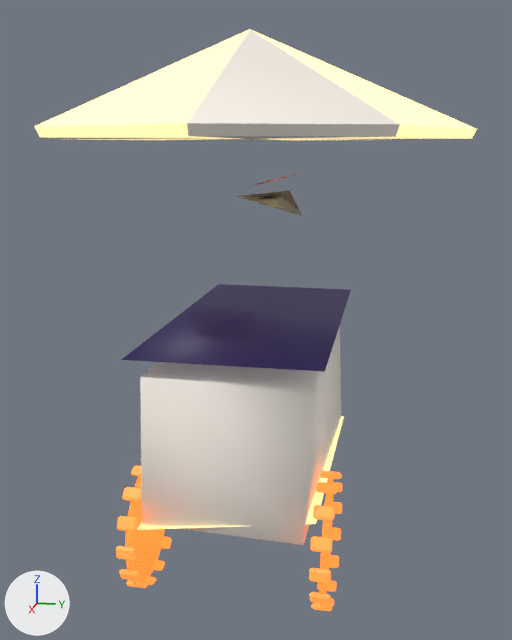
The glTF model public/models/lod2/hotdog_cart.glb, before and after one commit.
Camera for both pictures: a camera (50 mm lens) standing at (3.48, 0.68, 2.05) and looking at (0.01, -0.01, 1.18). Every picture has the same lights, and +X, +Y and +Z are marked at lower left. The older version comes first. Where no turn or scale is listed for an object, it has been applied to the vertices. Vertices at exactly the same position are counted once.

The older version as bpy lines, for what is in view:
```python
me_hotdog_cart_004 = bpy.data.meshes.new('hotdog_cart.004')
me_hotdog_cart_004.from_pydata(...)  # 797 vertices, 1430 faces; spans x -1.22..1.22, y -1.0..1.0, z -1.28..1.28
me_hotdog_cart_004.materials.append(mat_toy)
# before: 20 (0.15, 0.0, 0.6) at pixel (253, 184), 21 (0.13, 0.02, 0.6) at pixel (258, 184), 22 (-1.22, 0.0, 0.6) at pixel (294, 173), 23 (-1.2, 0.02, 0.6) at pixel (297, 173)
ob_hotdog_cart = bpy.data.objects.new('hotdog_cart', me_hotdog_cart_004)
ob_hotdog_cart.location = (-0.016, 0.0, 1.273)
```
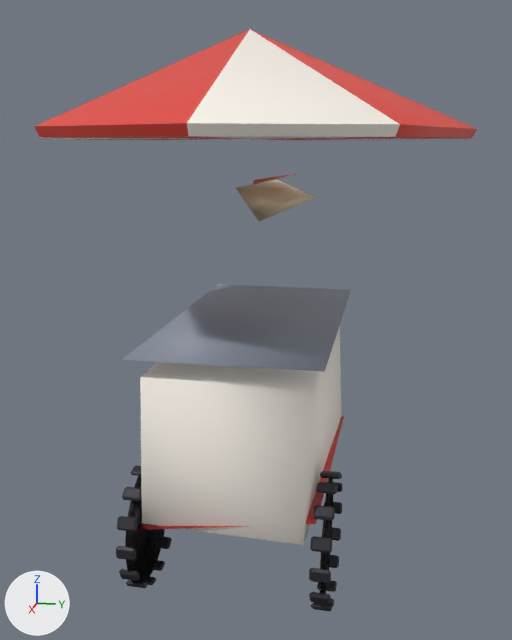
What the commit changed:
me_hotdog_cart_004 is used by ob_hotdog_cart; location (-0.016, 0.0, 1.273).
Verts and faces of me_hotdog_cart_004; kept vertices keep their numbers, new ones are numbered from 797.
me_hotdog_cart_004 had 797 vertices, 1430 faces and spanned x -1.22..1.22, y -1.0..1.0, z -1.28..1.28.
me_hotdog_cart_004 now has 798 vertices, 1437 faces and spans x -1.22..1.22, y -1.0..1.0, z -1.28..1.28.
me_hotdog_cart_004 part 1: the loose piece of 4 vertices spanning x -1.13..0.05, y -0.24..0.15, z 0.39..0.49 is rebuilt with 5 vertices and now spans x -1.04..-0.09, y -0.15..0.18, z 0.39..0.57.
Part 2, on me_hotdog_cart_004:
Vertex 21 moves to (0.13, 0.0, 0.62), pixel (253, 180).
New faces: (20, 23, 21), (20, 22, 23).
Part 3, on me_hotdog_cart_004:
16 faces are deleted.
18 new faces join them.
Part 4, on me_hotdog_cart_004:
8 faces are deleted.
9 new faces join them.
me_hotdog_cart_004 part 5: 1408 kept faces spanning x -1.22..1.22, y -1.0..1.0, z -1.28..1.28 get new texture (UV) coordinates.

Location of each change, (x1, y1, x2, y2) in pixels of the pictures (512 x 640 px; the box of a moved part takes in the faces that stretch with it):
part 1 of me_hotdog_cart_004, rebuilt (23% wider, 56% taller): before (237, 190, 302, 216); after (236, 180, 316, 221)
part 2 of me_hotdog_cart_004, built on: before (254, 174, 296, 185); after (253, 174, 296, 185)
part 3 of me_hotdog_cart_004, moved or reshaped: (125, 476, 146, 570) in both
part 4 of me_hotdog_cart_004, moved or reshaped: (320, 480, 332, 604) in both
part 5 of me_hotdog_cart_004, surface changed: (34, 29, 477, 611) in both
